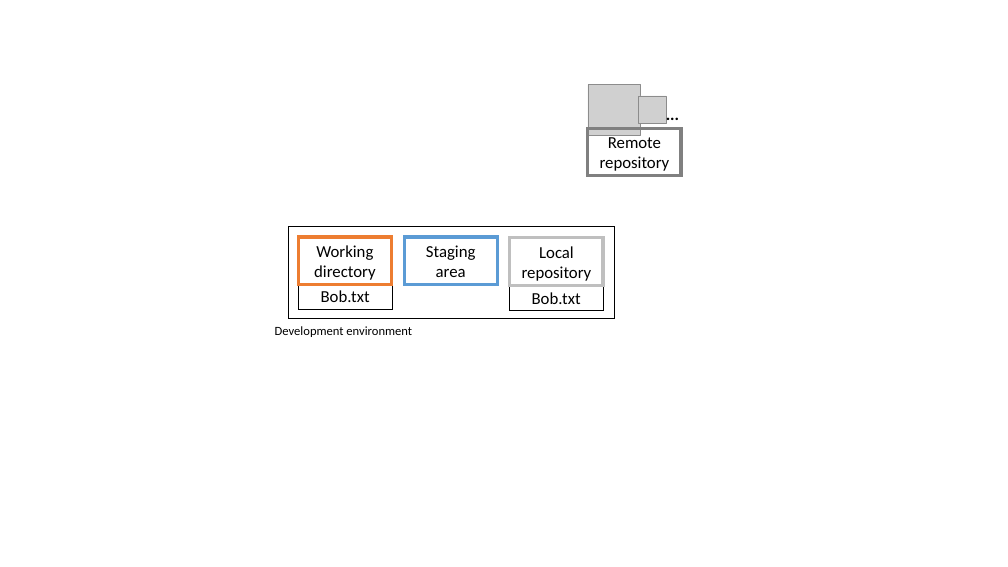
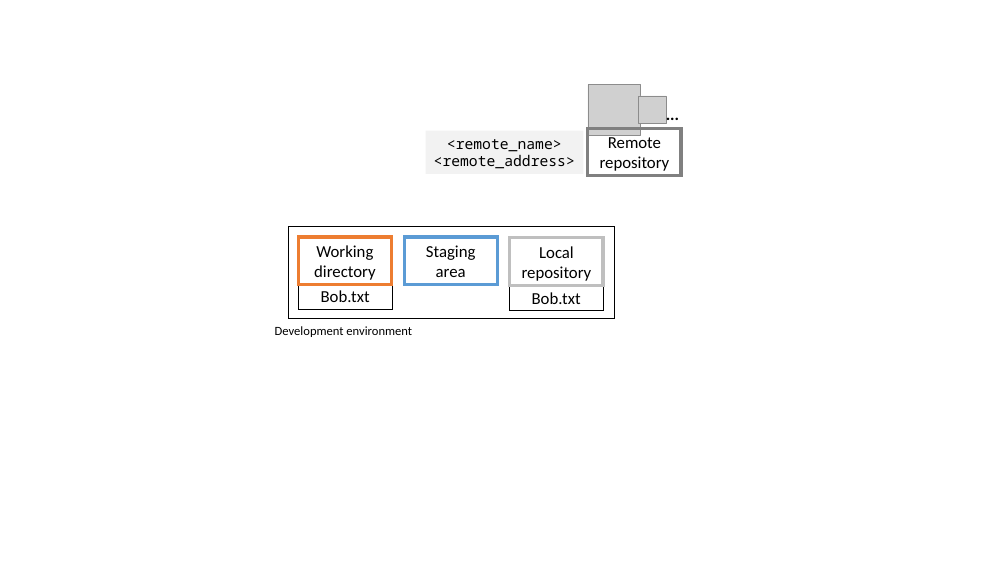
Before and after one commit to selinaZitrone/get-started-with-git, a slide deck: slide 8 of slides/img/images.pptx. Drawn at 1008x567 pixels with LibreOffice and Linux fonts; fonts in the diff are those of the drawing; grey boxes stand for pictures. Boxes give left, top, right and bottom in pixels: in the first picture for what was removed or moved away, otherwise in the second. Text is boxed around its words. In the diff, an @@ line names an element or a change of style, - is before the commit and + after.

```diff
--- a/slides/img/images.pptx
+++ b/slides/img/images.pptx
@@ rectangle added at [426, 131, 584, 174], fill #F2F2F2, 14 pt, text #000000 @@
+<remote_name>
+<remote_address>
```
Also in this commit, not shown: 1 other slide changed, 3 slides added, 7 other files.
